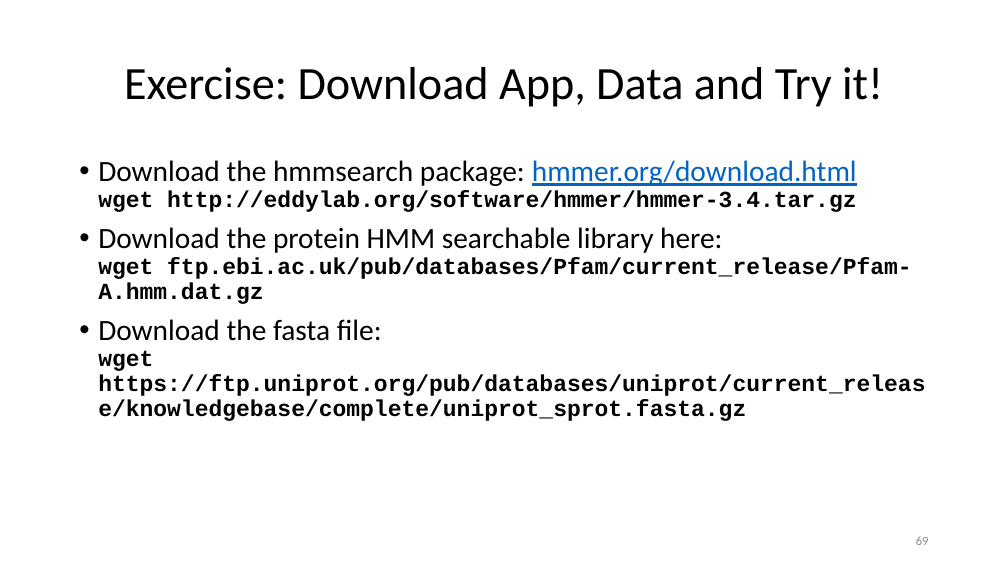
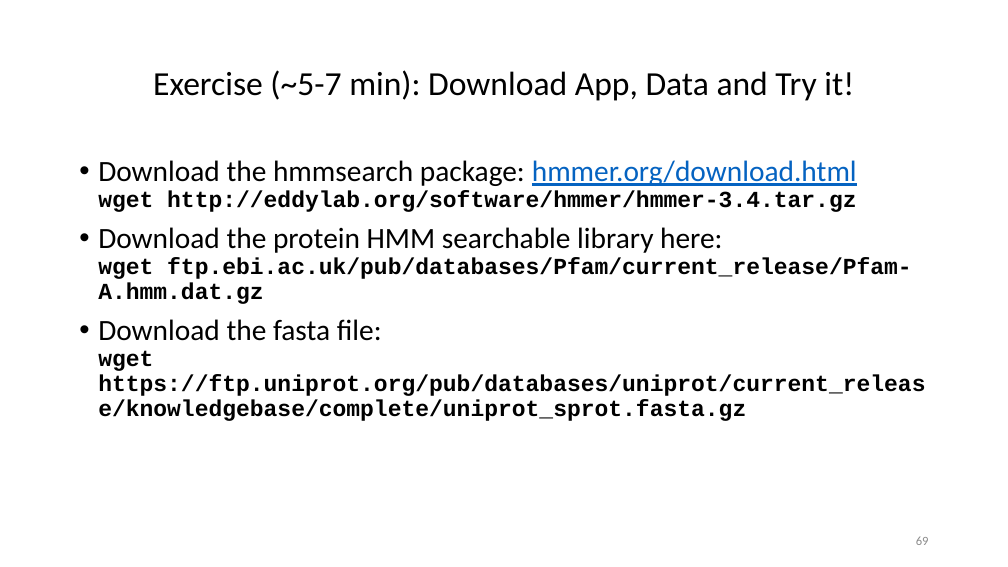
Before and after one commit to ketancmaheshwari/pearc24tut, a slide deck: slide 69 of gnu-parallel-tutorial.pptx. Drawn at 1008x567 pixels with LibreOffice and Linux fonts; fonts in the diff are those of the drawing. Boxes give left, top, right and bottom in pixels: in the first picture for what was removed or moved away, otherwise in the second. Text is boxed around its words. In the diff, an @@ line names an element or a change of style, - is before the commit and + after.

```diff
--- a/gnu-parallel-tutorial.pptx
+++ b/gnu-parallel-tutorial.pptx
@@ title at bbox=[153, 70, 854, 101]: text changed; size 33 to 24 pt @@
-Exercise: Download App, Data and Try it!
+Exercise (~5-7 min): Download App, Data and Try it!
```
Also in this commit, not shown: 7 other slides changed.
